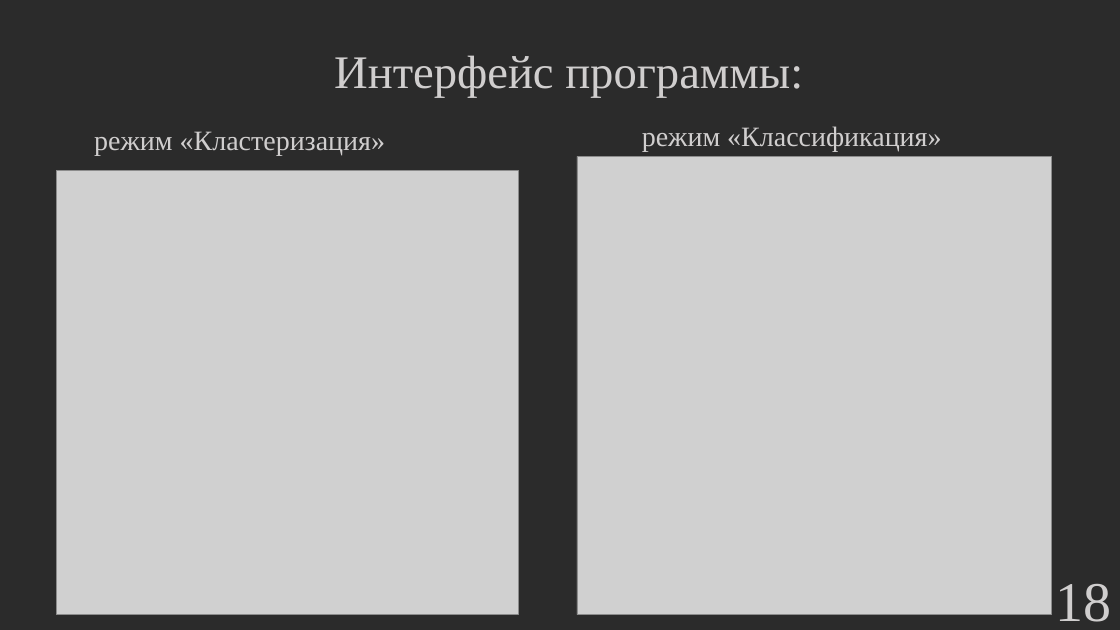
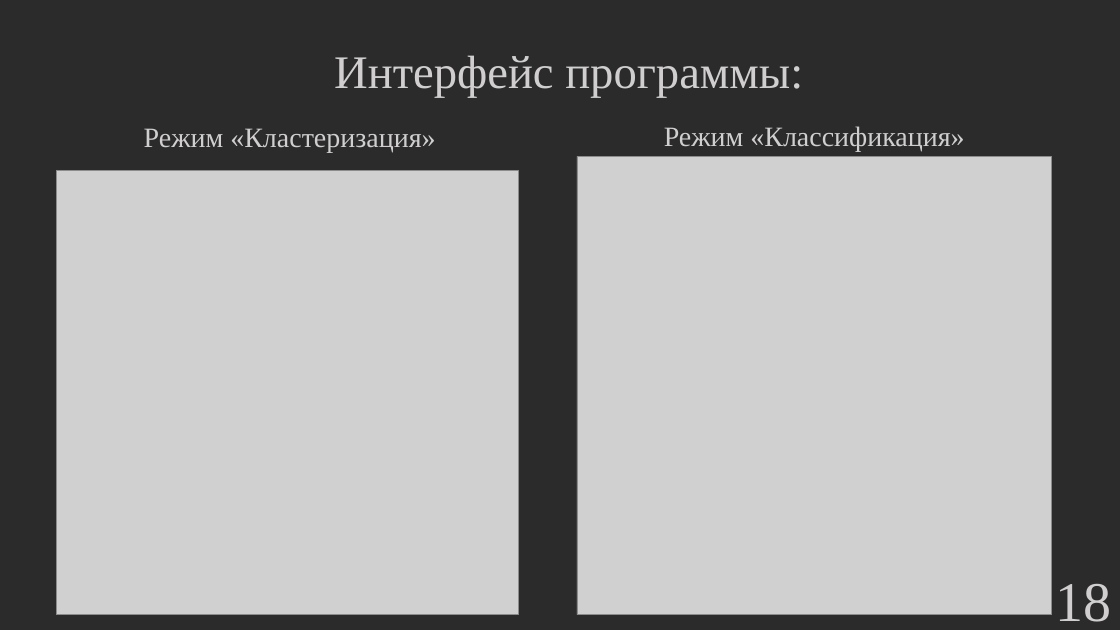
Before and after one commit to hetikk/diplom, a slide deck: slide 18 of docs/Презентация.pptx. Drawn at 1120x630 pixels with LibreOffice and Linux fonts; fonts in the diff are those of the drawing; grey boxes stand for pictures; background and template pictures are left out; a plain dark background stands for a picture behind light text. Boxes give left, top, right and bottom in pixels: in the first picture for what was removed or moved away, otherwise in the second. Text is boxed around its words. In the diff, an @@ line names an element or a change of style, - is before the commit and + after.

```diff
--- a/docs/Презентация.pptx
+++ b/docs/Презентация.pptx
@@ text at (144, 128, 435, 153): text changed @@
-режим «Кластеризация»
+Режим «Кластеризация»
@@ text at (664, 126, 964, 151): text changed @@
-режим «Классификация»
+Режим «Классификация»
```
Also in this commit, not shown: 2 other slides changed, 2 other files.
